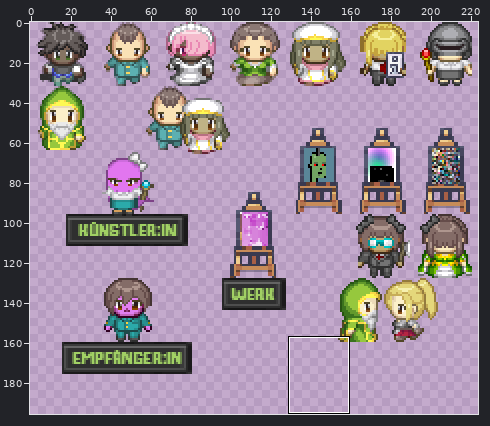
A sprite sheet gets an edit: tilesets/Avatare.png. The picture above shows the old version from afar; the outline marks the close-up.
Close-up. Old version:
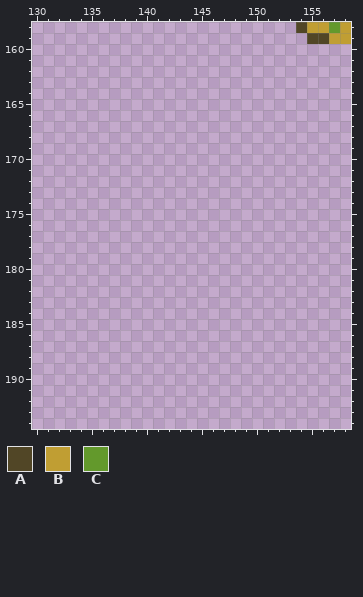
The file is 224x288 pixels. Pixels under 10% opacity are left out. Colours within 5 levels of each other are drawn and written as one. Shown: x 130..158, y 158..194. The wide view leaves out empty margins. The commit also changed other parts of the picture, which this record leaves out.
Palette (. is transparent): A #514626  B #c09e33  C #63992c
Pixels before, first column x 154:
158 ABBCB
159 .AABB
After the commit:
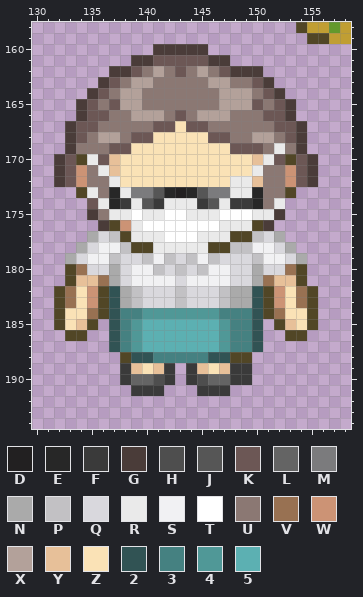
Colours new in this view: D #222021  E #272727  F #3a3a3a  G #4a3c39  H #4e4e4e  J #565656  K #6c5755  L #646464  M #7b7b7d  N #aaaaaa  P #c2c1c4  Q #d9d8dd  R #eaeaea  S #f1f1f3  T #ffffff  U #8b7873  V #987152  W #cc9375  X #b3a19a  Y #e7c099  Z #fae2b6  2 #315354  3 #458181  4 #509897  5 #5cb0b2
From old to new:
Changed rows in their new state; - is an unchanged pixel.
first column x 132:
160 ---------GGGGG----------
161 -------GGKKKKKGG--------
162 -----GGKUXUKUXUKGGG-----
163 ----GKUXXUUUUUXXUUKG----
164 ---GKUXXUUUUUUUXXXUKG---
165 --GKUKXXUUUUUUUXXXKUKG--
166 --GKKUUXXXUKUXXXUUUKKG--
167 -GKKUUUUUKKZKKUUUUUUKKG-
168 -GKUXXUKKZZZZZKKUUXXUKG-
169 -GUUUKKZZZZZZZZZKKKURUG-
170 GKARKYZZZZZZZZZZZZYRKAKG
171 GKWURYZZZZZZZZZZZZRUUWKG
172 GKWUURZZZZZZZZZZRRYUUWKG
173 --ARUERMMJEDEJMMRREUUA--
174 ---KREFRJFRRRFJRFFEUR---
175 ---GURRTRRTTRRRTTTRRG---
176 ----GAWRTTTTTTTRRRAG----
177 ---NQPARRRTTTRRRAAPQN---
178 --NQSSPAARRRRRAAPPSSQN--
179 -NQSSPQQPSPQPSPQQQPSSQN-
180 -AVQQNQSSPQPQPSSQQNQQVA-
181 -AYYVNQSSSSQSSSSQQNVYYA-
182 AVZWA2NPQQQPQQQPNN2AWZVA
183 AVZWA2NPQQQPQQQPNN2AWZVA
184 AZZVA23344444443332AVZZA
185 AZYA-23455555554332-AYZA
186 -AA--23455555554332--AA-
187 -----23455555554332-----
188 ------A223333322AA------
189 ------FYZYF-FYZYFF------
190 ------FLLHF-FHLLFF------
191 -------FFF---FFF--------
Pixel boxes of the changes (left, top, right, bottom) in both close-ups:
added: (54, 44, 318, 396)
